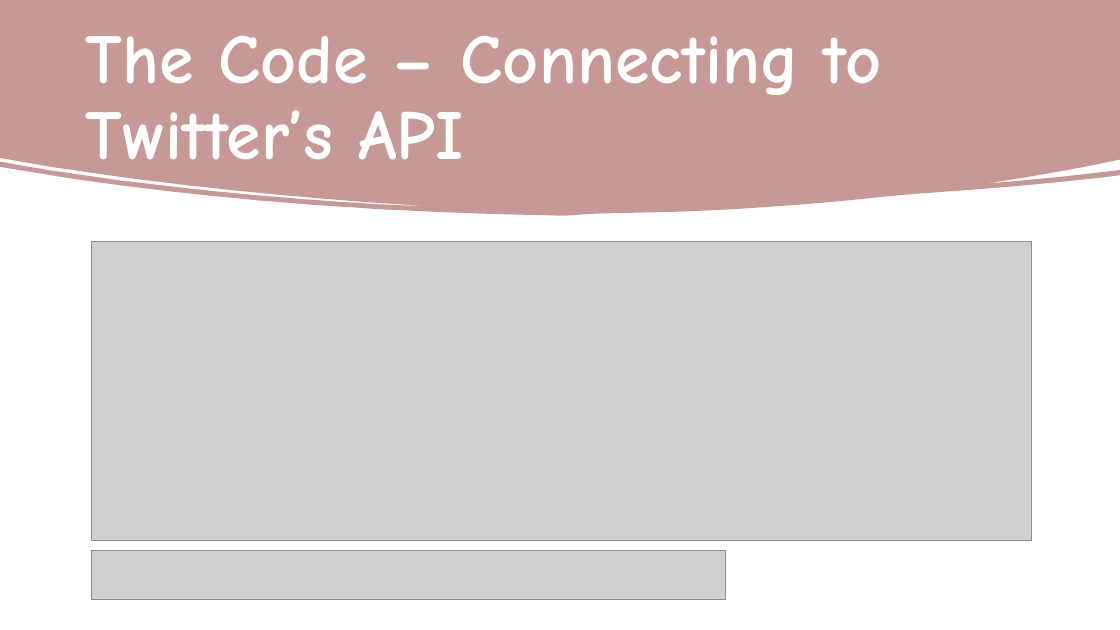
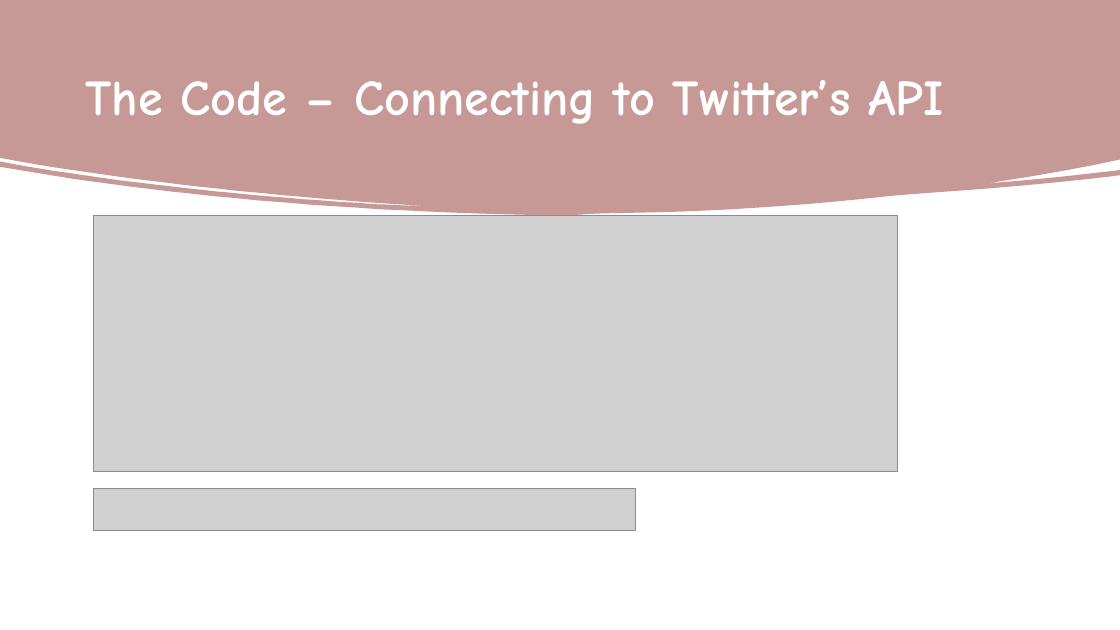
Before and after one commit to ionais/SentimentAnalysis, a slide deck: slide 6 of 20211215_ResearchMethodsProject_SentimentAnalysis_CocaCola.pptx. Drawn at 1120x630 pixels with LibreOffice and Linux fonts; fonts in the diff are those of the drawing; grey boxes stand for pictures. Boxes give left, top, right and bottom in pixels: in the first picture for what was removed or moved away, otherwise in the second. Text is boxed around its words. In the diff, an @@ line names an element or a change of style, - is before the commit and + after.

```diff
--- a/20211215_ResearchMethodsProject_SentimentAnalysis_CocaCola.pptx
+++ b/20211215_ResearchMethodsProject_SentimentAnalysis_CocaCola.pptx
@@ title "The Code – Connecting to ..." at (85, 80, 944, 124): size 60 to 43 pt @@
@@ picture: place and size @@
-picture at (92, 242, 1031, 540)
+picture at (93, 216, 897, 471)
@@ picture: place and size @@
-picture at (92, 550, 725, 599)
+picture at (93, 489, 636, 531)
```
Also in this commit, not shown: 17 other slides changed.
